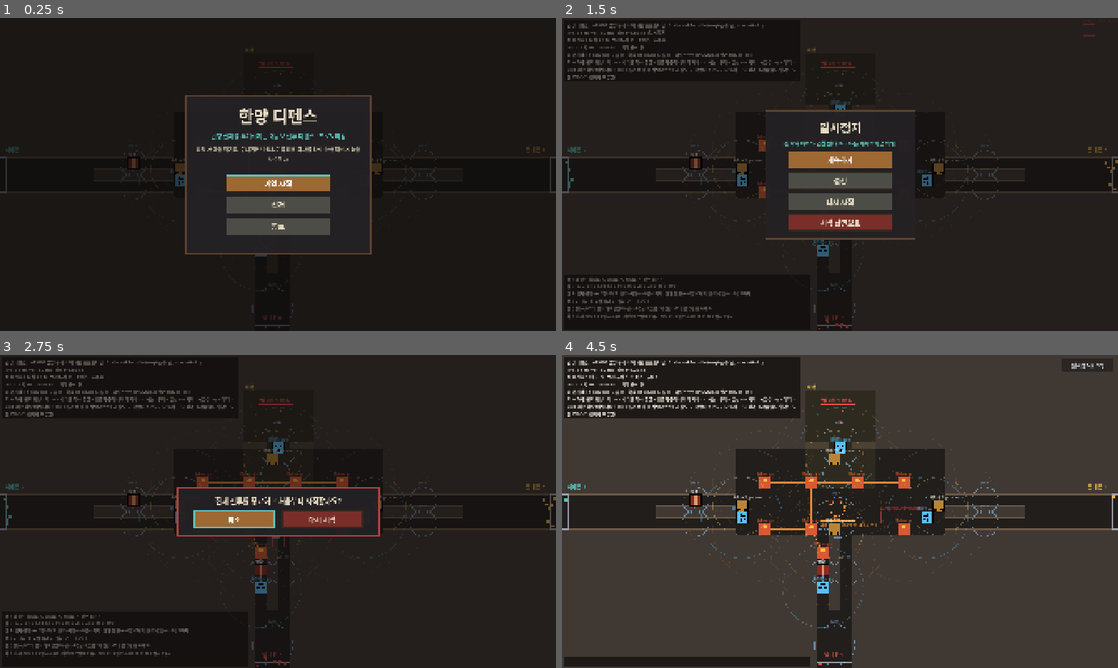
Above: before the commit, frames 1-4 (two rows, left to right).
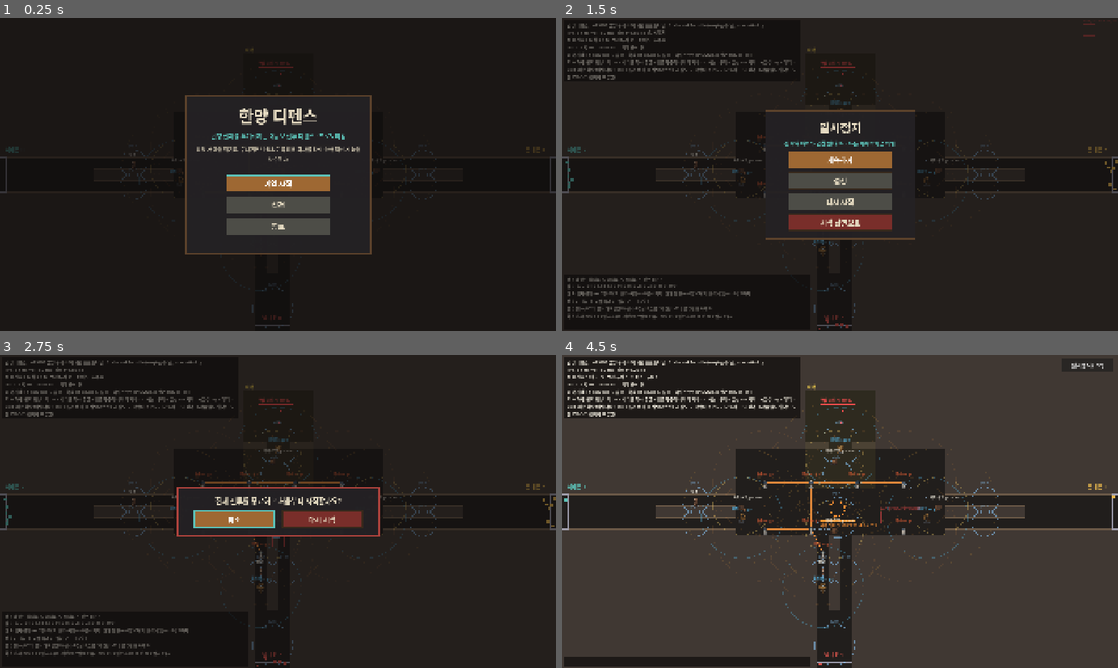
Above: after the commit, the same moments.

Repository: darkrunar/hanyang-defense
Game: Godot game, scene res://game/scenes/main.tscn
Two runs of this game, one before a commit and one after it. Both use one fixed random seed, a clock stepped at 60 frames per second and the inputs below.
Inputs (mouse positions are in pixels of both pictures, inside the frame that each line leads up to):
- Up to frame 1 (0.25 s): no input
- Up to frame 2 (1.5 s): click "게임 시작" at 0.5 s; click "일시정지 (Esc)" at 1.25 s
- Up to frame 3 (2.75 s): click "다시 시작" at 2 s
- Up to frame 4 (4.5 s): click "다시 시작" at 2.75 s; tap Enter at 3.5 s; move the mouse to (962, 495) at 3.52 s; hold D 3.53-4.25 s; tap R at 3.6 s; click (962, 495) at 3.67 s; click "다시 시작" at 4.25 s

The runs differ from the first frame. In frame 1, 0.3% of the frame differs, in the area x 22-69%, y 44-77%; in frame 2, 0.5%; in frame 3, 0.7%; in frame 4, 1.5%, in the area x 22-69%, y 27-77%.

Commit message:
feat(wp-005): apply the generated facility drafts through the loader contract (D-050)
- scripts/art_convert_wp005.py: alpha-bbox crop, longer side to 40 px (BOX),
  24-colour palette, binary alpha, re-seated on the canvas bottom; derived
  lights-off stand-ins for inactive / disconnected (marked derived_off)
- assets/art/wp005/facilities/: 8 x 40x40 contract files; ASSET_MANIFEST rows
  PILOT_DOWNSCALED_STATIC with paths, pivot, source record, rights, sha256
- main.gd: --art unspecified -> sample for interactive launches, greybox for
  --perf / --capture; capture aliases wp005_assets[_720] (default asset dir)
- tests: "Reviewed assets" case (default dir load, 40x40, pivot, ground
  contact, missing report, default mode, state == grey box); WP-003/004
  suites pin greybox
- verify.ps1 -Wp005 / verify.sh: assets pass (state equality vs greybox,
  loaded == shipped png, facility sprites drawn before / after the collapse)
- docs: D-050, WP005_REQUEST receipt status (4 received, 7 ids + fire/pulse
  frames still requested, integer-scale sources asked), backlog, README, guide

Co-Authored-By: Claude Fable 5.1 <noreply@anthropic.com>

Diff:
--- a/docs/art/ASSET_MANIFEST.csv
+++ b/docs/art/ASSET_MANIFEST.csv
@@ -1,12 +1,12 @@
-"asset_id","description","status","planned_canvas","planned_frames","planned_runtime_dir","actual_path","pivot","source_record","rights_review","sha256"
-"terrain_sample","Ground and edge tiles","PLANNED","20x20","12","assets/art/wp005/terrain/","","","","",""
-"building_sample","Roof wall and gate modules","PLANNED","multiples_of_20","3","assets/art/wp005/buildings/","","","","",""
-"hwacha","Hwacha idle inactive and fire","PILOT_STATIC_ONLY","40x40","5","assets/art/wp005/facilities/","assets/art/wp005/facilities/hwacha.png","alpha_bounds_bottom_center_to_footprint_center_plus_18","docs/art/source/wp005/PROMPTS.md","AI_generated_no_external_asset_input_not_legal_clearance","744964ed5fadf9e33552f932df035cb2476de8fbd8c4b855b8a611ee6b5782a7"
-"jangseung","Jangseung idle and inactive","PILOT_STATIC_ONLY","40x40","2","assets/art/wp005/facilities/","assets/art/wp005/facilities/jangseung.png","alpha_bounds_bottom_center_to_footprint_center_plus_18","docs/art/source/wp005/PROMPTS.md","AI_generated_no_external_asset_input_not_legal_clearance","7a87a578215639eab8c151d945c7b62db8253bc96194ef6992d870ccf162ef3d"
-"bongsu","Beacon connected disconnected and pulse","PILOT_STATIC_ONLY","40x40","4","assets/art/wp005/facilities/","assets/art/wp005/facilities/bongsu.png","alpha_bounds_bottom_center_to_footprint_center_plus_18","docs/art/source/wp005/PROMPTS.md","AI_generated_no_external_asset_input_not_legal_clearance","b441910165430df6dd4f351d5f995f38bd9eb128385959e41e3ca851782d6f94"
-"sensor","Armillary sensor active and inactive","PILOT_STATIC_ONLY","40x40","2","assets/art/wp005/facilities/","assets/art/wp005/facilities/sensor.png","alpha_bounds_bottom_center_to_footprint_center_plus_18","docs/art/source/wp005/PROMPTS.md","AI_generated_no_external_asset_input_not_legal_clearance","a8911da2ce7c710d25faebec4fc759a2bbe7e56767e1c3926b6dd05f3b58f45a"
-"outer_post","Outer objective normal hit collapsed","PLANNED","40px_ground_footprint","3","assets/art/wp005/objectives/","","","","",""
-"core_post","Core objective normal hit collapsed","PLANNED","40px_ground_footprint","3","assets/art/wp005/objectives/","","","","",""
-"enemy_basic","Four directions movement hit and despawn","PLANNED","12x16_initial","12","assets/art/wp005/enemies/","","","","",""
-"combat_fx","Fire impact collapse","PLANNED","record_at_sample_review","9","assets/art/wp005/fx/","","","","",""
-"interaction_marks","Link recovery placement states","PLANNED","png_or_procedural","record_at_sample_review","assets/art/wp005/marks/","","","","",""
+asset_id,description,status,planned_canvas,planned_frames,planned_runtime_dir,actual_path,pivot,source_record,rights_review,sha256
+terrain_sample,Ground and edge tiles,PLANNED,20x20,12,assets/art/wp005/terrain/,,,,,
+building_sample,Roof wall and gate modules,PLANNED,multiples_of_20,3,assets/art/wp005/buildings/,,,,,
+hwacha,Hwacha idle inactive and fire,PILOT_DOWNSCALED_STATIC,40x40,5,assets/art/wp005/facilities/,assets/art/wp005/facilities/hwacha_idle_v01.png (downscaled) | assets/art/wp005/facilities/hwacha_inactive_v01.png (derived_off),"20,20 (canvas 40x40, bottom-centre ground contact = footprint centre)","docs/art/source/wp005/PROMPTS.md; source docs/art/source/wp005/hwacha_idle_source_v01.png sha256 744964ed5fad; scripts/art_convert_wp005.py (alpha bbox [57, 53, 1199, 1230], scale 0.03398, BOX downscale, 24-colour palette, binary alpha; inactive derived by desaturate 0.25 / brightness 0.72)",AI_generated_no_external_asset_input_not_legal_clearance,idle=c8d46ce6a01a22a857359650f3a940aa32f5c0209b17157b153b12c8c76fdb78 | inactive=4a220503de36b537e95ff521b2c758a85f5fbedaa1b54733c42730bdc5642de6
+jangseung,Jangseung idle and inactive,PILOT_DOWNSCALED_STATIC,40x40,2,assets/art/wp005/facilities/,assets/art/wp005/facilities/jangseung_idle_v01.png (downscaled) | assets/art/wp005/facilities/jangseung_inactive_v01.png (derived_off),"20,20 (canvas 40x40, bottom-centre ground contact = footprint centre)","docs/art/source/wp005/PROMPTS.md; source docs/art/source/wp005/jangseung_idle_source_v01.png sha256 7a87a5782156; scripts/art_convert_wp005.py (alpha bbox [59, 53, 1194, 1229], scale 0.03401, BOX downscale, 24-colour palette, binary alpha; inactive derived by desaturate 0.25 / brightness 0.72)",AI_generated_no_external_asset_input_not_legal_clearance,idle=9d08c4a18332ece2e7a0132185df81623046f7ba846e3bc222946b54647da240 | inactive=3c6a1a8ac2a1c558d5cb514dddfe6f28b9fbdaa6653b8258cecd86c958e54518
+bongsu,Beacon connected disconnected and pulse,PILOT_DOWNSCALED_STATIC,40x40,4,assets/art/wp005/facilities/,assets/art/wp005/facilities/bongsu_connected_v01.png (downscaled) | assets/art/wp005/facilities/bongsu_disconnected_v01.png (derived_off),"20,20 (canvas 40x40, bottom-centre ground contact = footprint centre)","docs/art/source/wp005/PROMPTS.md; source docs/art/source/wp005/bongsu_active_source_v01.png sha256 b44191016543; scripts/art_convert_wp005.py (alpha bbox [49, 52, 1037, 1182], scale 0.0354, BOX downscale, 24-colour palette, binary alpha; disconnected derived by desaturate 0.25 / brightness 0.72)",AI_generated_no_external_asset_input_not_legal_clearance,connected=29f67ff97cf8c0a4a1ca9fde64584dd414cecdb16227783e6c4e5944e1e3e200 | disconnected=49e3ee3c52c7889547d26259c089f22843ebf7a14cb31287924608f889a33795
+sensor,Armillary sensor active and inactive,PILOT_DOWNSCALED_STATIC,40x40,2,assets/art/wp005/facilities/,assets/art/wp005/facilities/sensor_active_v01.png (downscaled) | assets/art/wp005/facilities/sensor_inactive_v01.png (derived_off),"20,20 (canvas 40x40, bottom-centre ground contact = footprint centre)","docs/art/source/wp005/PROMPTS.md; source docs/art/source/wp005/sensor_active_source_v01.png sha256 a8911da2ce7c; scripts/art_convert_wp005.py (alpha bbox [49, 50, 1192, 1230], scale 0.0339, BOX downscale, 24-colour palette, binary alpha; inactive derived by desaturate 0.25 / brightness 0.72)",AI_generated_no_external_asset_input_not_legal_clearance,active=02ea8909bfbefb20dce77d1f7eabdd55cb447e6b3098a12e8b1ffcb79cc71a3b | inactive=5852a6f7ec7fb1ee63e473020e86d7e4711c55dff0a4dc7301e59a883993503f
+outer_post,Outer objective normal hit collapsed,PLANNED,40px_ground_footprint,3,assets/art/wp005/objectives/,,,,,
+core_post,Core objective normal hit collapsed,PLANNED,40px_ground_footprint,3,assets/art/wp005/objectives/,,,,,
+enemy_basic,Four directions movement hit and despawn,PLANNED,12x16_initial,12,assets/art/wp005/enemies/,,,,,
+combat_fx,Fire impact collapse,PLANNED,record_at_sample_review,9,assets/art/wp005/fx/,,,,,
+interaction_marks,Link recovery placement states,PLANNED,png_or_procedural,record_at_sample_review,assets/art/wp005/marks/,,,,,
--- a/game/scenes/main.gd
+++ b/game/scenes/main.gd
@@ -64,7 +64,10 @@
 var _buffer: PackedFloat32Array = PackedFloat32Array()
 ## WP-005 (D-049): rendering choice. "greybox" is the WP-001..004 drawing,
 ## "sample" reads the art set; nothing in the simulation depends on it.
-var _art_mode: String = "greybox"
+## Empty = not chosen on the command line: an interactive launch shows the
+## reviewed art (sample), scripted evidence runs (--perf / --capture) stay
+## grey box unless --art says otherwise (D-050).
+var _art_mode: String = ""
 var _art_dir: String = ArtSet.DEFAULT_DIR
 var art: ArtSet = null
 var _art_report: Dictionary = {}
@@ -157,6 +160,8 @@
     # scenarios pin their own presets in _apply_run_mode; --set overrides here.
     config = Config.for_wp003()
     _parse_args()
+    if _art_mode == "":
+        _art_mode = "greybox" if (_perf != null or _capture_name != "") else "sample"
     battle = Battle.new(config)
     _build_scene()
     _apply_run_mode()
@@ -1850,11 +1855,13 @@
                 {"t": 0.0, "do": "capture", "name": pfx + "_11_title_again"},
                 {"t": 0.0, "do": "quit"},
             ]
-        "wp005_sample", "wp005_sample_720", "wp005_greybox", "wp005_greybox_720":
+        "wp005_sample", "wp005_sample_720", "wp005_greybox", "wp005_greybox_720", "wp005_assets", "wp005_assets_720":
             # WP-005 evidence: the F2 timeline (forced collapse at 20 s, H1 to B
             # at 25 s) in the rendering mode given by --art, at 1920x1080 or
-            # 1280x720. The scenario name only picks the window size; the
-            # battle data are the WP-003 contract in both modes (AC-05).
+            # 1280x720. The scenario name only picks the window size and the
+            # file prefix (wp005_assets* = --art=sample on the default asset
+            # directory); the battle data are the WP-003 contract in every
+            # variant (AC-05).
             _apply_mode_preset(Config.for_wp003())
             battle.reset()
             _sim_speed = 6
--- a/tests/test_art_sample.gd
+++ b/tests/test_art_sample.gd
@@ -31,15 +31,16 @@
     _greybox_equals_sample(t, tree)
     _fx_event_contract(t, tree)
     _sample_scene_wiring(t, tree)
+    _reviewed_assets(t, tree)
 
 
 # ----------------------------------------------------------------- helpers ---
 
-static func _scene(tree: SceneTree, art_mode: String) -> Node2D:
+static func _scene(tree: SceneTree, art_mode: String, art_dir: String = FIXTURE_DIR) -> Node2D:
     var scene: Node2D = Main.new()
     scene._settings_path = SETTINGS_TMP
     scene._art_mode = art_mode
-    scene._art_dir = FIXTURE_DIR
+    scene._art_dir = art_dir
     tree.root.add_child(scene)
     if not scene.is_node_ready():
         scene._ready()
@@ -330,3 +331,58 @@
     t.check(g._enemies.material == null, "grey box: no shader")
     Flow._drop(s)
     Flow._drop(g)
+
+
+# ------------------------------------------------- reviewed assets (default dir) ---
+
+## The files actually shipped under assets/art/wp005 (D-050: the four
+## generated facility sources converted to the contract). Whatever is there
+## must satisfy the contract, and the rest of the set must be reported
+## missing, never invented. Battle state stays equal to the grey box.
+func _reviewed_assets(t: RefCounted, tree: SceneTree) -> void:
+    t.case("Reviewed assets in assets/art/wp005: contract files load (40x40, pivot rule, sha), the missing rest is reported, an interactive launch defaults to sample, battle state == grey box")
+    var art: ArtSet = ArtSet.new(ArtSet.DEFAULT_DIR)
+    var rep: Dictionary = art.load_all()
+    t.check(art.loaded_count() >= 8, "at least the 8 facility files load (%d)" % art.loaded_count())
+    for id_state: Array in [["hwacha", "idle"], ["hwacha", "inactive"], ["jangseung", "idle"], ["jangseung", "inactive"],
+            ["bongsu", "connected"], ["bongsu", "disconnected"], ["sensor", "active"], ["sensor", "inactive"]]:
+        var fr: ArtSet.Frames = art.frames(id_state[0], id_state[1])
+        if not t.check(fr != null, "%s/%s loaded" % [id_state[0], id_state[1]]):
+            continue
+        t.eq(fr.frame_size, Vector2i(40, 40), "%s/%s is 40x40" % [id_state[0], id_state[1]])
+        t.eq(fr.pivot, Vector2(20.0, 20.0), "%s/%s pivot = footprint centre" % [id_state[0], id_state[1]])
+        t.eq(fr.sha256.length(), 64, "%s/%s sha recorded" % [id_state[0], id_state[1]])
+        # opaque pixels exist and the object touches the canvas bottom row (ground contact)
+        var img: Image = fr.texture.get_image()
+        var bottom: bool = false
+        for x: int in range(40):
+            if img.get_pixel(x, 39).a > 0.5:
+                bottom = true
+        t.check(bottom, "%s/%s stands on the canvas bottom" % [id_state[0], id_state[1]])
+    t.eq(int(rep["loaded_count"]) + int(rep["missing_count"]), art.contract_count(), "loaded + missing = contract")
+    t.check(art.missing.has("hwacha/fire") and art.missing.has("bongsu/pulse"), "frames not delivered yet are reported missing, not invented")
+    t.check(art.enemy_atlas == null, "no enemy atlas without enemy files")
+    # default mode: interactive -> sample, scripted -> greybox (D-050)
+    var s: Node2D = _scene(tree, "", ArtSet.DEFAULT_DIR)
+    t.eq(s._art_mode, "sample", "interactive launch without --art shows the reviewed art")
+    t.check(s.art != null and s.art.loaded_count() == art.loaded_count(), "scene loaded the same set")
+    t.check(not s._enemy_sprites, "enemies stay grey-box quads without enemy files")
+    var g: Node2D = _scene(tree, "greybox", ArtSet.DEFAULT_DIR)
+    _start(s)
+    _start(g)
+    _frame(s, 240)
+    _frame(g, 240)
+    t.check(s.battle.full_state_json() == g.battle.full_state_json(), "240 frames: battle state identical to the grey box")
+    Flow._drop(s)
+    Flow._drop(g)
+    var p: Node2D = Main.new()
+    p._settings_path = SETTINGS_TMP
+    p._capture_name = "ac02"
+    p._perf = null
+    tree.root.add_child(p)
+    if not p.is_node_ready():
+        p._ready()
+    p.set_process(false)
+    p.set_physics_process(false)
+    t.eq(p._art_mode, "greybox", "scripted capture without --art stays grey box")
+    Flow._drop(p)
--- a/tests/test_play_flow.gd
+++ b/tests/test_play_flow.gd
@@ -43,6 +43,7 @@
 static func _new_scene(tree: SceneTree, settings_path: String = SETTINGS_TMP) -> Node2D:
     var scene: Node2D = Main.new()
     scene._settings_path = settings_path
+    scene._art_mode = "greybox"   # WP-004 suites render the grey box (WP-005 chooses its own mode)
     tree.root.add_child(scene)
     if not scene.is_node_ready():
         scene._ready()
--- a/tests/test_scene_modes.gd
+++ b/tests/test_scene_modes.gd
@@ -25,6 +25,7 @@
 
 static func _new_scene(tree: SceneTree) -> Node2D:
     var scene: Node2D = Main.new()
+    scene._art_mode = "greybox"   # WP-003 scene suites render the grey box
     tree.root.add_child(scene)
     if not scene.is_node_ready():
         # The suite runs inside SceneTree._initialize(), before the root has
Binary file added: assets/art/wp005/facilities/bongsu_connected_v01.png
Binary file added: assets/art/wp005/facilities/bongsu_disconnected_v01.png
Binary file added: assets/art/wp005/facilities/hwacha_idle_v01.png
Binary file added: assets/art/wp005/facilities/hwacha_inactive_v01.png
Binary file added: assets/art/wp005/facilities/jangseung_idle_v01.png
Binary file added: assets/art/wp005/facilities/jangseung_inactive_v01.png
Binary file added: assets/art/wp005/facilities/sensor_active_v01.png
Binary file added: assets/art/wp005/facilities/sensor_inactive_v01.png
Not shown, changed: README.md
Not shown, changed: backlog/WP-005.md
Not shown, changed: docs/DECISIONS.md
Not shown, changed: docs/GAME_GUIDE.md
(and 4 more such lines)
